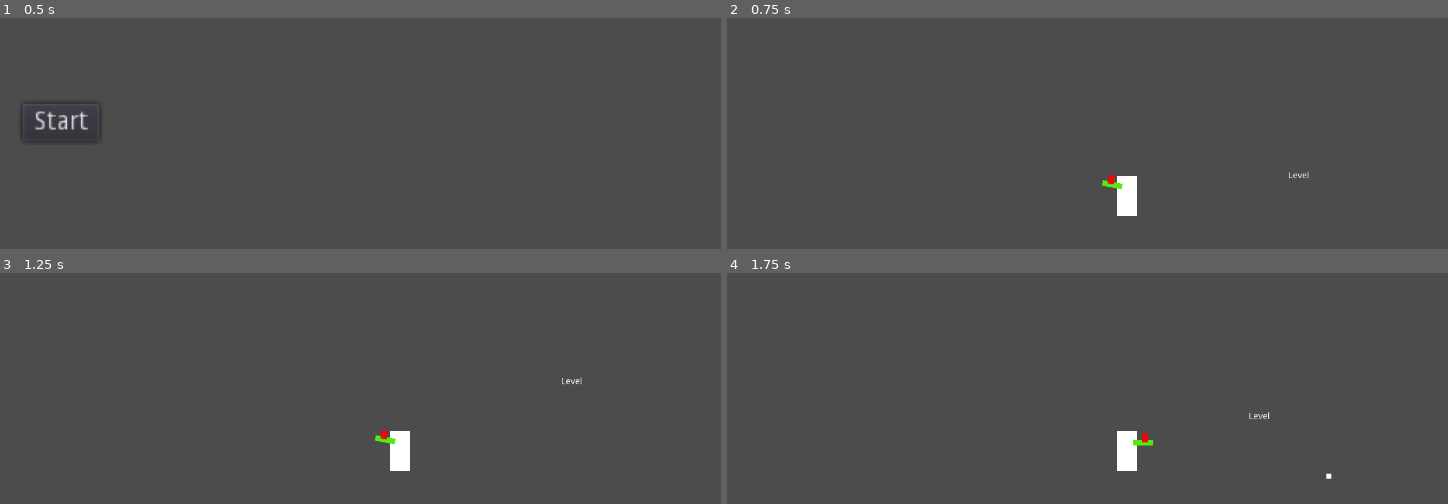
Above: before the commit, frames 1-4 (two rows, left to right).
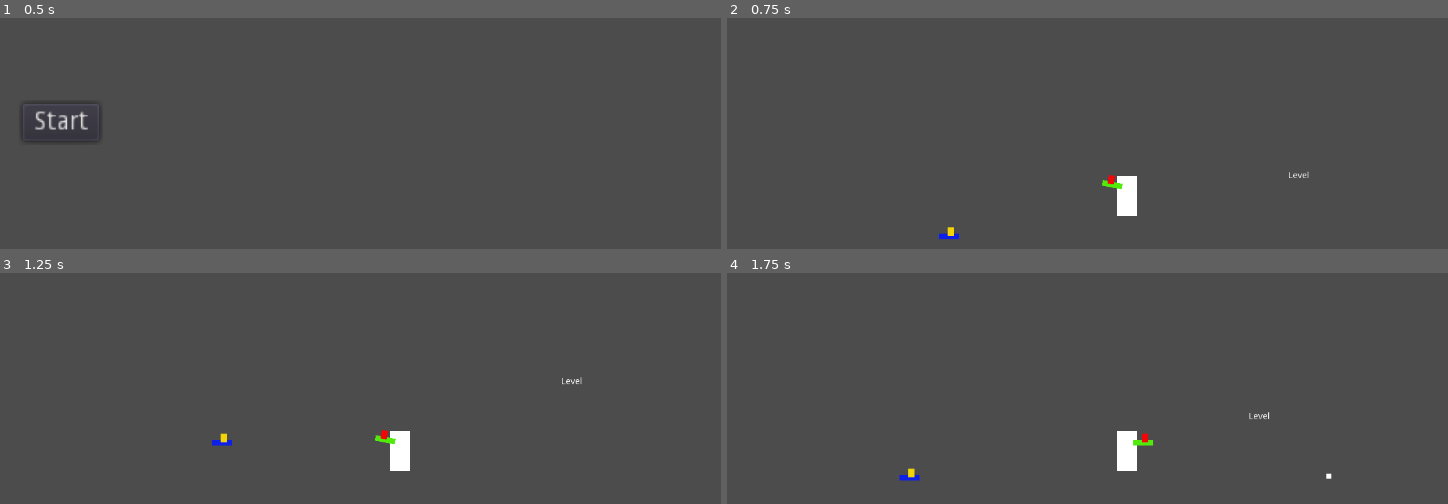
Above: after the commit, the same moments.

Repository: LuizzDutra/Remorse-of-Blue-Pen
Game: Godot game, scene res://Base.tscn
Same seed, same stepped clock (60 frames per second), same inputs: the game is played once before the commit and once after it.
Inputs (mouse positions are in pixels of both pictures, inside the frame that each line leads up to):
- Up to frame 1 (0.5 s): no input
- Up to frame 2 (0.75 s): click "Start" at 0.5 s
- Up to frame 3 (1.25 s): no input
- Up to frame 4 (1.75 s): move the mouse to (1303, 441) at 1.27 s; hold D (move_right) from 1.28 s (still down); click (1303, 441) at 1.35 s; tap W (jump) at 1.52 s

Frame 1 is identical in both runs. In frame 2, 0.1% of the frame differs, in the area x 29-33%, y 90-96%; in frame 3, 0.1%; in frame 4, 0.1%, in the area x 23-27%, y 84-91%.

Commit message:
enemy basics states and shooting

Diff:
--- a/Scenes/Enemy.tscn
+++ b/Scenes/Enemy.tscn
@@ -1,7 +1,9 @@
-[gd_scene load_steps=5 format=2]
+[gd_scene load_steps=7 format=2]
 
 [ext_resource path="res://Scripts/HurtBox.gd" type="Script" id=1]
 [ext_resource path="res://Scripts/Enemy.gd" type="Script" id=2]
+[ext_resource path="res://Scripts/Receiver.gd" type="Script" id=3]
+[ext_resource path="res://Scripts/DetectionCast.gd" type="Script" id=4]
 
 [sub_resource type="RectangleShape2D" id=2]
 extents = Vector2( 16, 32 )
@@ -13,9 +15,6 @@
 position = Vector2( -311, 88 )
 collision_layer = 0
 script = ExtResource( 2 )
-__meta__ = {
-"_edit_group_": true
-}
 
 [node name="CollisionShape2D" type="CollisionShape2D" parent="."]
 position = Vector2( 0, -15 )
@@ -30,4 +29,42 @@
 position = Vector2( 0, -15 )
 shape = SubResource( 3 )
 
+[node name="EnemyGun" type="Node2D" parent="."]
+position = Vector2( 1, -29 )
+__meta__ = {
+"_edit_group_": true
+}
+
+[node name="Receiver" type="Node2D" parent="EnemyGun"]
+script = ExtResource( 3 )
+
+[node name="Sprite" type="Sprite" parent="EnemyGun"]
+
+[node name="Arm" type="ColorRect" parent="EnemyGun"]
+margin_left = 9.0
+margin_top = -4.0
+margin_right = 41.0
+margin_bottom = 5.0
+rect_pivot_offset = Vector2( 0, 4 )
+color = Color( 0.054902, 0.129412, 0.917647, 1 )
+
+[node name="ColorRect" type="ColorRect" parent="EnemyGun/Arm"]
+margin_left = 14.0
+margin_top = -10.0
+margin_right = 24.0
+margin_bottom = 4.0
+color = Color( 0.952941, 0.831373, 0.027451, 1 )
+
+[node name="DetectionCast" type="RayCast2D" parent="."]
+position = Vector2( 1, -28 )
+enabled = true
+collision_mask = 128
+script = ExtResource( 4 )
+facing = -1
+
+[node name="ShootTimer" type="Timer" parent="."]
+wait_time = 0.8
+one_shot = true
+
 [connection signal="got_hit" from="HurtBox" to="." method="_on_HurtBox_got_hit"]
+[connection signal="timeout" from="ShootTimer" to="." method="_on_ShootTimer_timeout"]
--- a/Scenes/Levels/Hub.tscn
+++ b/Scenes/Levels/Hub.tscn
@@ -15,6 +15,7 @@
 
 [node name="StaticBody2D" type="StaticBody2D" parent="."]
 position = Vector2( 11, 132 )
+collision_layer = 129
 __meta__ = {
 "_edit_group_": true
 }
@@ -23,6 +24,9 @@
 shape = SubResource( 1 )
 
 [node name="Enemy" parent="." instance=ExtResource( 2 )]
+__meta__ = {
+"_edit_group_": true
+}
 
 [node name="LevelAreas" type="Node2D" parent="."]
 
--- a/Scenes/Player.tscn
+++ b/Scenes/Player.tscn
@@ -66,6 +66,15 @@
 position = Vector2( 0, -15 )
 shape = SubResource( 2 )
 
+[node name="DetectArea" type="Area2D" parent="."]
+collision_layer = 128
+collision_mask = 0
+script = ExtResource( 4 )
+
+[node name="CollisionShape2D2" type="CollisionShape2D" parent="DetectArea"]
+position = Vector2( 0, -15 )
+shape = SubResource( 2 )
+
 [node name="InteractionArea" type="Area2D" parent="."]
 collision_layer = 0
 collision_mask = 4
@@ -77,4 +86,11 @@
 [node name="Camera2D" type="Camera2D" parent="."]
 current = true
 
+[node name="top" type="Position2D" parent="."]
+position = Vector2( 15, -47 )
+
+[node name="bottom" type="Position2D" parent="."]
+position = Vector2( -15, 17 )
+
 [connection signal="got_hit" from="HurtBox" to="." method="_on_HurtBox_got_hit"]
+[connection signal="got_hit" from="DetectArea" to="." method="_on_HurtBox_got_hit"]
--- a/Scripts/Enemy.gd
+++ b/Scripts/Enemy.gd
@@ -1,4 +1,9 @@
 extends KinematicBody2D
+
+onready var detect_cast = $DetectionCast
+onready var player = get_parent().get_node("Player")
+onready var gun = $EnemyGun
+onready var shoot_timer = $ShootTimer
 
 var dead = false
 
@@ -6,9 +11,49 @@
 export var armor = 10
 export var speed = 200
 
-func _physics_process(_delta):
+enum {IDLE_STATE, ALERT_STATE, ATTACK_STATE}
+
+var State = IDLE_STATE
+
+func _ready():
+	detect_cast.target = player
+	detect_cast.target_bottom = player.get_node("bottom")
+	detect_cast.target_top = player.get_node("top")
+
+func _physics_process(delta):
 	if dead:
 		queue_free()
+	detect_cast.calculate_cast_scan(delta)
+
+	match State:
+		IDLE_STATE:
+			idle_routine()
+		ALERT_STATE:
+			alert_routine()
+		ATTACK_STATE:
+			attack_routine()
+
+
+func idle_routine():
+	if detect_cast.detecting_target:
+		State = ALERT_STATE
+
+func alert_routine():
+	if detect_cast.detecting_target:
+		State = ATTACK_STATE
+
+func attack_routine():
+	detect_cast.facing = 2
+	if not detect_cast.detecting_target:
+		State = ALERT_STATE
+	if shoot_timer.is_stopped():
+		shoot()
+		shoot_timer.start()
+
+
+func shoot():
+	gun.get_node("Receiver").create_projectile($HurtBox, detect_cast.target_last_seen_pos)
+
 
 func _on_HurtBox_got_hit(dam, pen):
 	var resulting_damage = dam - (armor - pen)
@@ -19,3 +64,6 @@
 	health = value
 	if health <= 0:
 		dead = true
+
+func _on_ShootTimer_timeout():
+	pass # Replace with function body.
--- a/Scripts/Player.gd
+++ b/Scripts/Player.gd
@@ -85,7 +85,7 @@
 
 	if event.is_action("shoot"):
 		if event.is_pressed():
-			gun.get_node("Receiver").create_projectile($HurtBox)
+			gun.get_node("Receiver").create_projectile($HurtBox, get_global_mouse_position())
 
 	if event.is_action("interact"):
 		if event.is_pressed():
--- a/Scripts/Receiver.gd
+++ b/Scripts/Receiver.gd
@@ -9,9 +9,9 @@
 export var penetration = 10
 
 
-func create_projectile(parent_area: Area2D):
+func create_projectile(parent_area: Area2D, target_global_position):
 	var proj =projectile_pack.instance()
-	proj.velocity = global_position.direction_to(get_global_mouse_position()) * speed
+	proj.velocity = global_position.direction_to(target_global_position) * speed
 	proj.global_position = global_position
 	proj.pen_type = pen_type
 	proj.damage = damage
--- a/project.godot
+++ b/project.godot
@@ -9,6 +9,11 @@
 config_version=4
 
 _global_script_classes=[ {
+"base": "RayCast2D",
+"class": "DetectionCast",
+"language": "GDScript",
+"path": "res://Scripts/DetectionCast.gd"
+}, {
 "base": "Area2D",
 "class": "HurtBox",
 "language": "GDScript",
@@ -20,6 +25,7 @@
 "path": "res://Scripts/LevelEnterArea.gd"
 } ]
 _global_script_class_icons={
+"DetectionCast": "",
 "HurtBox": "",
 "level_enter_area": ""
 }
